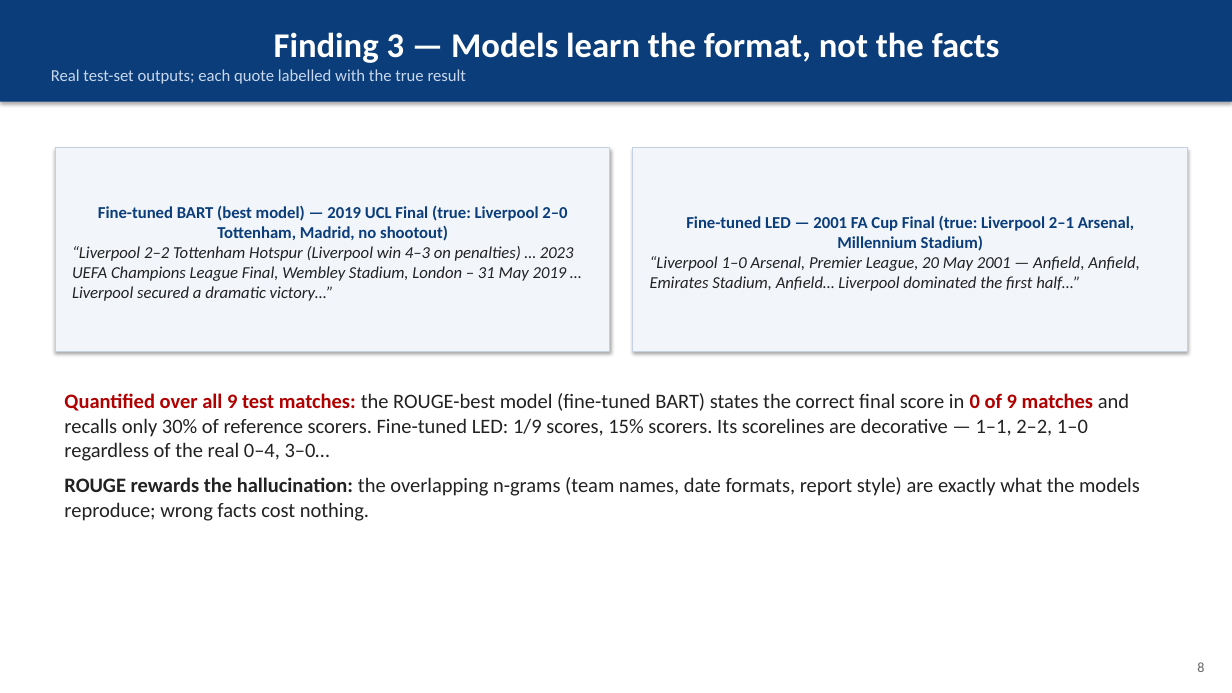
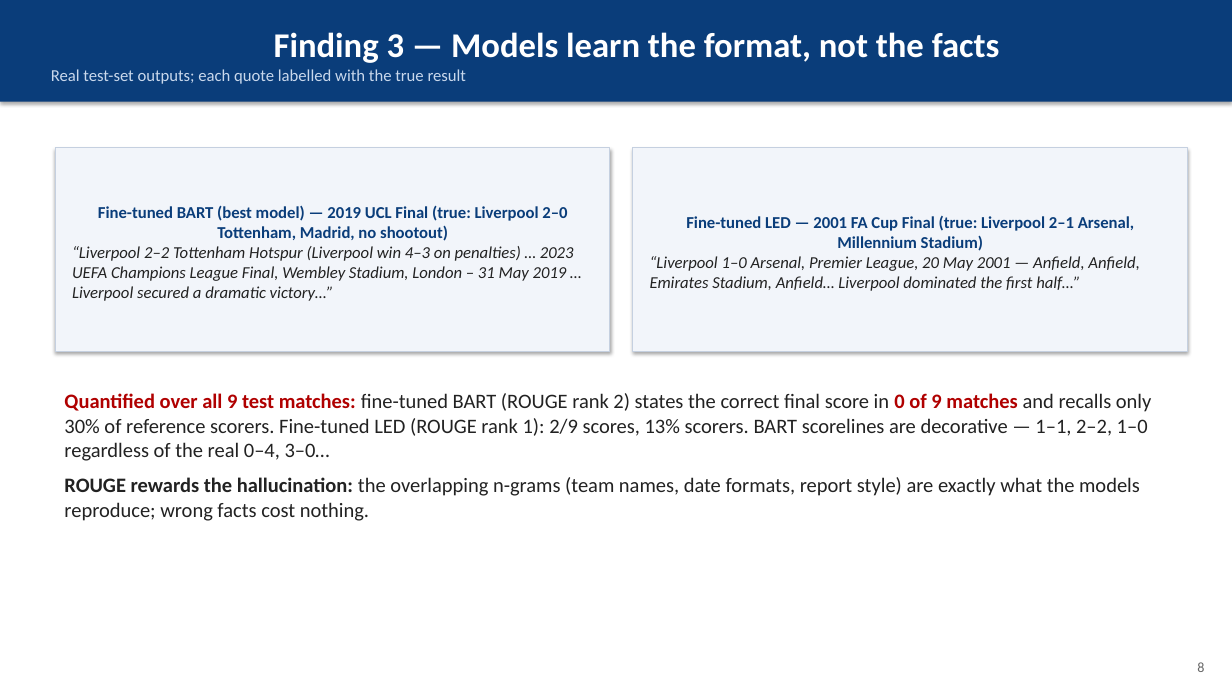
Before and after one commit to christiandalfarra/ANLP_Project, a slide deck: slide 8 of report/slides/ANLP_slides.pptx. Drawn at 1232x693 pixels with LibreOffice and Linux fonts; fonts in the diff are those of the drawing. Boxes give left, top, right and bottom in pixels: in the first picture for what was removed or moved away, otherwise in the second. Text is boxed around its words. In the diff, an @@ line names an element or a change of style, - is before the commit and + after.

```diff
--- a/report/slides/ANLP_slides.pptx
+++ b/report/slides/ANLP_slides.pptx
@@ text at [64, 393, 1152, 461]: text changed @@
-Quantified over all 9 test matches: the ROUGE-best model (fine-tuned BART) states the correct final score in 0 of 9 matches and recalls only 30% of reference scorers. Fine-tuned LED: 1/9 scores, 15% scorers. Its scorelines are decorative — 1–1, 2–2, 1–0 regardless of the real 0–4, 3–0…
+Quantified over all 9 test matches: fine-tuned BART (ROUGE rank 2) states the correct final score in 0 of 9 matches and recalls only 30% of reference scorers. Fine-tuned LED (ROUGE rank 1): 2/9 scores, 13% scorers. BART scorelines are decorative — 1–1, 2–2, 1–0 regardless of the real 0–4, 3–0…
```
Also in this commit, not shown: 3 other slides changed, 17 other files.
